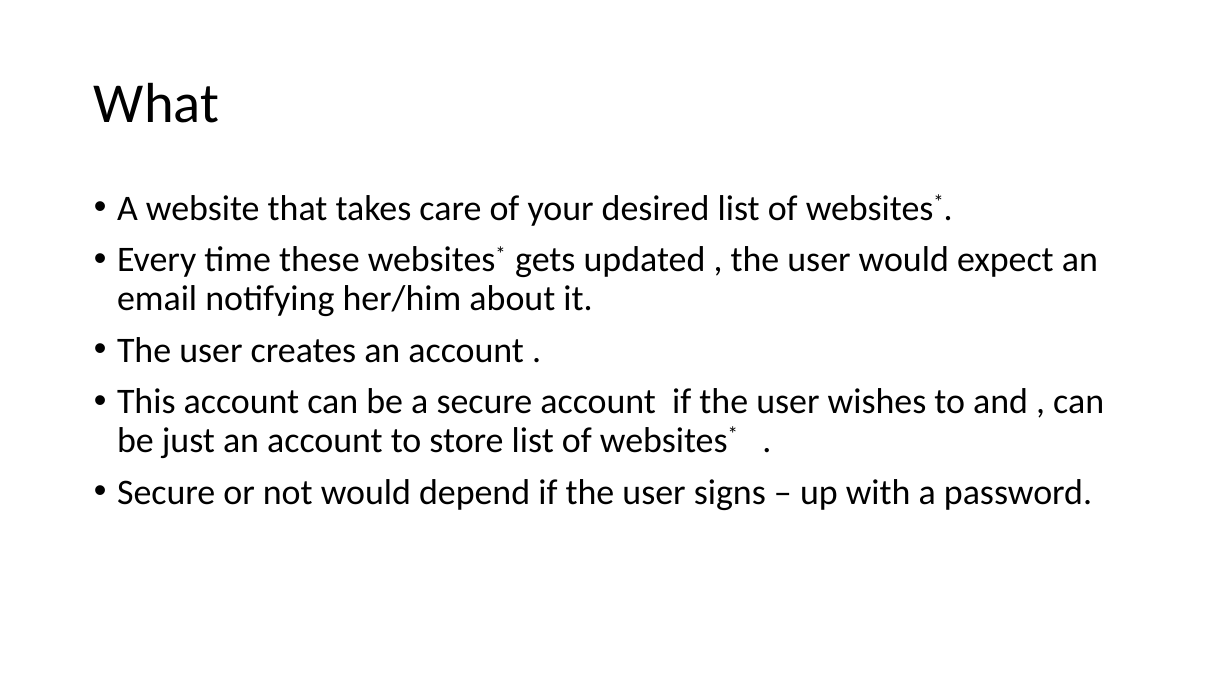
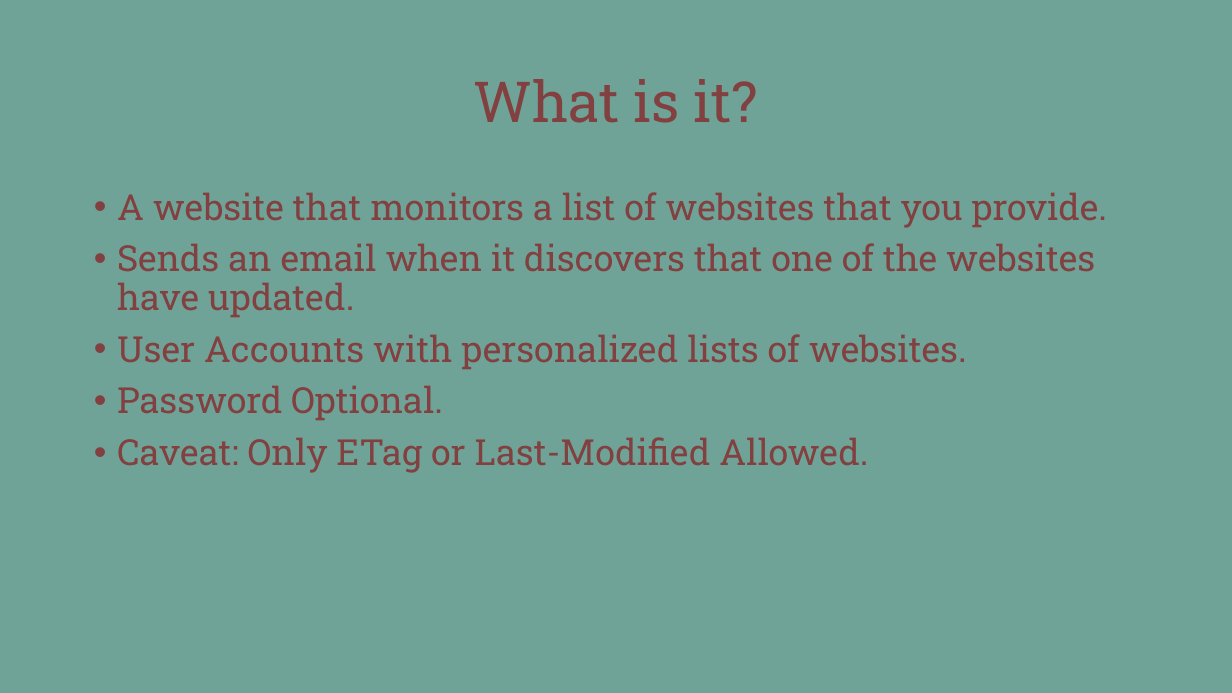
Before and after one commit to Su-Tangnu/NotifyMe, a slide deck: slide 2 of NotifyMe.pptx. Drawn at 1232x693 pixels with LibreOffice and Linux fonts; fonts in the diff are those of the drawing. Boxes give left, top, right and bottom in pixels: in the first picture for what was removed or moved away, otherwise in the second. Text is boxed around its words. In the diff, an @@ line names an element or a change of style, - is before the commit and + after.

```diff
--- a/NotifyMe.pptx
+++ b/NotifyMe.pptx
@@ background #FFFFFF to #6FA397 @@
@@ title at [473,79,758,123]: text changed; font Calibri to Roboto Slab; text colour #000000 to #824040 @@
-What
+What is it?
@@ text at [117,192,1107,473]: text changed; font Calibri to Roboto Slab; text colour #000000 to #824040 @@
-• A website that takes care of your desired list of websites*.
-• Every time these websites* gets updated , the user would expect an email notifying her/him about it.
-• The user creates an account .
-• This account can be a secure account if the user wishes to and , can be just an account to store list of websites* .
-• Secure or not would depend if the user signs – up with a password.
+• A website that monitors a list of websites that you provide.
+• Sends an email when it discovers that one of the websites have updated.
+• User Accounts with personalized lists of websites.
+• Password Optional.
+• Caveat: Only ETag or Last-Modified Allowed.
```
Also in this commit, not shown: 11 other slides changed, 2 slides added, 1 slide removed.
